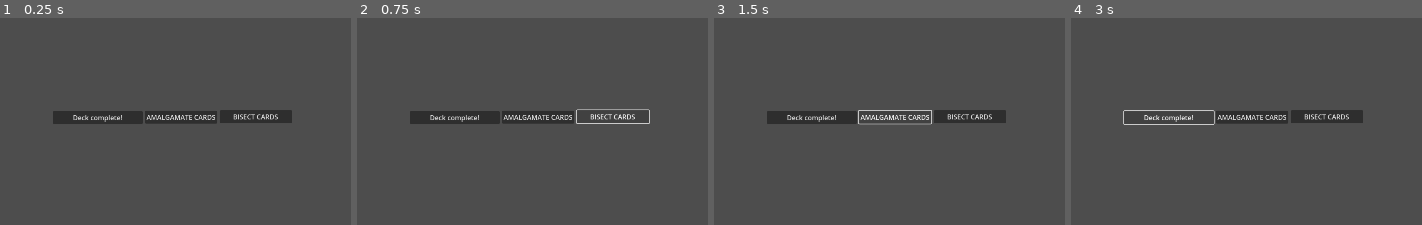
Above: before the commit, frames 1-4 (left to right).
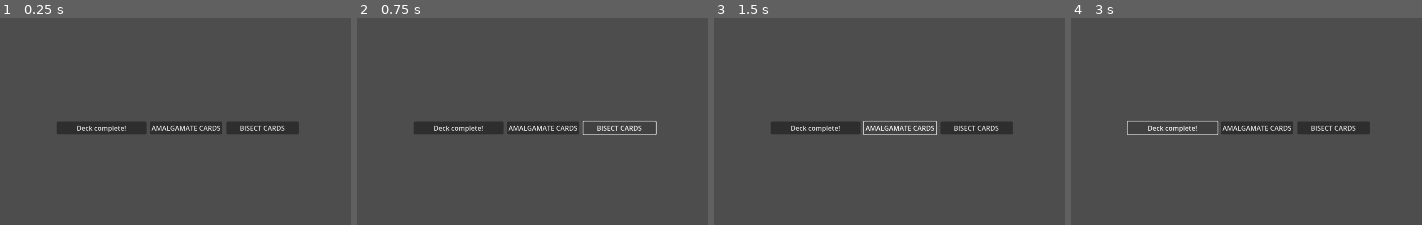
Above: after the commit, the same moments.

Repository: francismitchell/cardbuilder
Game: Godot game, scene res://Stages/CardBuilder.tscn
Two runs of this game, one before a commit and one after it. Both use one fixed random seed, a clock stepped at 60 frames per second and the inputs below. The project has no main scene, so this scene is started directly.
Inputs:
- Up to frame 1 (0.25 s): no input
- Up to frame 2 (0.75 s): click "BISECT CARDS" at 0.5 s
- Up to frame 3 (1.5 s): click "AMALGAMATE CARDS" at 1.25 s
- Up to frame 4 (3 s): click "Add AP card" at 2 s; click "Deck complete!" at 2.75 s
The pictures show only the part of the screen within x 23-73%, y 20-70%; the shares and areas given below are measured in that part.

The runs differ from the first frame. In frame 1, 6.0% of the frame differs, in the area x 15-86%, y 44-57%; in frame 2, 4.9%; in frame 3, 5.4%; in frame 4, 4.7%.

Commit message:
added viscera effect for card bisection

Diff:
--- a/Cards/BaseCard.tscn
+++ b/Cards/BaseCard.tscn
@@ -1,13 +1,44 @@
-[gd_scene load_steps=12 format=3 uid="uid://b8n0bs6ul23es"]
+[gd_scene load_steps=21 format=3 uid="uid://b8n0bs6ul23es"]
 
 [ext_resource type="Script" path="res://Cards/Scripts/Card.gd" id="1_i3i6g"]
 [ext_resource type="Resource" uid="uid://b6qa6iym6gvmn" path="res://Cards/Frog.tres" id="3_77rr3"]
 [ext_resource type="Texture2D" uid="uid://c4j1npcxvtnsq" path="res://Cards/Images/AP_frog.png" id="3_evmvl"]
+[ext_resource type="Script" path="res://Cards/Scripts/viscera.gd" id="4_5hjc8"]
 [ext_resource type="Texture2D" uid="uid://dhehnofjqkdbe" path="res://Cards/Images/HP_frog.png" id="4_ntea1"]
+[ext_resource type="Shader" path="res://Cards/viscera.gdshader" id="5_24wxd"]
 [ext_resource type="Texture2D" uid="uid://d05dwqsig7c1n" path="res://Cards/Images/AP_bg.png" id="6_1h0vj"]
 [ext_resource type="Material" uid="uid://g7j20dbecimx" path="res://Cards/InverseShader.tres" id="7_syucd"]
 [ext_resource type="Texture2D" uid="uid://c8y2ueofy62oj" path="res://Cards/Images/HP_bg.png" id="8_jfi50"]
 
+[sub_resource type="ShaderMaterial" id="ShaderMaterial_j4o4e"]
+shader = ExtResource("5_24wxd")
+shader_parameter/Strength = 0.0
+shader_parameter/RandomOffset = 1.97
+
+[sub_resource type="Curve" id="Curve_pwwss"]
+_data = [Vector2(0, 1.15485), 0.0, -0.134101, 0, 1, Vector2(0.25, 1.12132), -0.134101, -0.414266, 1, 1, Vector2(0.50001, 1.01775), -0.414266, 0.762212, 1, 1, Vector2(0.75, 1.2083), 0.762212, -0.574958, 1, 1, Vector2(1, 1.06456), -0.574958, 0.0, 1, 0]
+point_count = 5
+
+[sub_resource type="Curve" id="Curve_exow5"]
+_data = [Vector2(0, 1.15674), 0.0, 0.439051, 0, 1, Vector2(0.25, 1.26651), 0.439051, 0.0180337, 1, 1, Vector2(0.50001, 1.27102), 0.0180337, -0.859002, 1, 1, Vector2(0.75, 1.05627), -0.859002, 0.0374351, 1, 1, Vector2(1, 1.06563), 0.0374351, 0.0, 1, 0]
+point_count = 5
+
+[sub_resource type="Curve" id="Curve_tsk3y"]
+_data = [Vector2(0, 1.09453), 0.0, 0.349758, 0, 1, Vector2(0.25, 1.18197), 0.349758, 0.0268162, 1, 1, Vector2(0.50001, 1.18867), 0.0268162, -0.0730329, 1, 1, Vector2(0.75, 1.17041), -0.0730329, -0.977945, 1, 1, Vector2(1, 0.925926), -0.977945, 0.0, 1, 0]
+point_count = 5
+
+[sub_resource type="Curve" id="Curve_c5qfi"]
+_data = [Vector2(0, 0.921637), 0.0, 0.185385, 0, 1, Vector2(0.25, 0.967984), 0.185385, 1.09367, 1, 1, Vector2(0.50001, 1.24141), 1.09367, -1.34808, 1, 1, Vector2(0.75, 0.904405), -1.34808, 1.57763, 1, 1, Vector2(1, 1.29881), 1.57763, 0.0, 1, 0]
+point_count = 5
+
+[sub_resource type="Curve" id="Curve_ugite"]
+_data = [Vector2(0, 1.10641), 0.0, -0.786003, 0, 1, Vector2(0.25, 0.909906), -0.786003, 1.42736, 1, 1, Vector2(0.50001, 1.26676), 1.42736, -0.983142, 1, 1, Vector2(0.75, 1.02099), -0.983142, 0.455082, 1, 1, Vector2(1, 1.13476), 0.455082, 0.0, 1, 0]
+point_count = 5
+
+[sub_resource type="Curve" id="Curve_l5x1b"]
+_data = [Vector2(0, 1.14589), 0.0, -0.192157, 0, 1, Vector2(0.25, 1.09785), -0.192157, 0.067959, 1, 1, Vector2(0.50001, 1.11484), 0.067959, -0.0495592, 1, 1, Vector2(0.75, 1.10245), -0.0495592, 0.73933, 1, 1, Vector2(1, 1.28729), 0.73933, 0.0, 1, 0]
+point_count = 5
+
 [sub_resource type="LabelSettings" id="LabelSettings_ljxdw"]
 font_size = 48
 
@@ -23,6 +54,8 @@
 [node name="Card" type="Node2D"]
 material = ExtResource("7_syucd")
 script = ExtResource("1_i3i6g")
+split_cards = null
+unsplit_cards = null
 card_data = ExtResource("3_77rr3")
 
 [node name="Panel" type="Panel" parent="."]
@@ -31,6 +64,7 @@
 offset_top = -45.0
 offset_right = 277.0
 offset_bottom = 47.0
+metadata/_edit_group_ = true
 
 [node name="Info" type="Label" parent="Panel"]
 layout_mode = 0
@@ -39,11 +73,71 @@
 text = "AP ability: NONE
 HP ability: HOP"
 
+[node name="Viscera" type="Line2D" parent="."]
+material = SubResource("ShaderMaterial_j4o4e")
+points = PackedVector2Array(0, 0, 0, 0, 0, 0, 0, 0, 0, 0, 0, 0, 0, 0, 0, 0, 0, 0, 0, 0, 0, 0, 0, 0, 0, 0, 0, 0, 0, 0)
+width = 20.0
+width_curve = SubResource("Curve_pwwss")
+default_color = Color(0.840562, 0.374343, 0.466143, 1)
+texture_mode = 2
+script = ExtResource("4_5hjc8")
+
+[node name="Viscera2" type="Line2D" parent="."]
+material = SubResource("ShaderMaterial_j4o4e")
+position = Vector2(102, 0)
+points = PackedVector2Array(0, 0, 0, 0, 0, 0, 0, 0, 0, 0, 0, 0, 0, 0, 0, 0, 0, 0, 0, 0, 0, 0, 0, 0, 0, 0, 0, 0, 0, 0)
+width = 20.0
+width_curve = SubResource("Curve_exow5")
+default_color = Color(0.840562, 0.374343, 0.466143, 1)
+texture_mode = 2
+script = ExtResource("4_5hjc8")
+
+[node name="Viscera3" type="Line2D" parent="."]
+material = SubResource("ShaderMaterial_j4o4e")
+position = Vector2(85, 0)
+points = PackedVector2Array(0, 0, 0, 0, 0, 0, 0, 0, 0, 0, 0, 0, 0, 0, 0, 0, 0, 0, 0, 0, 0, 0, 0, 0, 0, 0, 0, 0, 0, 0)
+width = 35.02
+width_curve = SubResource("Curve_tsk3y")
+default_color = Color(0.840562, 0.374343, 0.466143, 1)
+texture_mode = 2
+script = ExtResource("4_5hjc8")
+
+[node name="Viscera4" type="Line2D" parent="."]
+material = SubResource("ShaderMaterial_j4o4e")
+position = Vector2(-46, 0)
+points = PackedVector2Array(0, 0, 0, 0, 0, 0, 0, 0, 0, 0, 0, 0, 0, 0, 0, 0, 0, 0, 0, 0, 0, 0, 0, 0, 0, 0, 0, 0, 0, 0)
+width = 4.355
+width_curve = SubResource("Curve_c5qfi")
+default_color = Color(0.840562, 0.374343, 0.466143, 1)
+texture_mode = 2
+script = ExtResource("4_5hjc8")
+
+[node name="Viscera6" type="Line2D" parent="."]
+material = SubResource("ShaderMaterial_j4o4e")
+position = Vector2(-82, 0)
+points = PackedVector2Array(0, 0, 0, 0, 0, 0, 0, 0, 0, 0, 0, 0, 0, 0, 0, 0, 0, 0, 0, 0, 0, 0, 0, 0, 0, 0, 0, 0, 0, 0)
+width = 13.145
+width_curve = SubResource("Curve_ugite")
+default_color = Color(0.840562, 0.374343, 0.466143, 1)
+texture_mode = 2
+script = ExtResource("4_5hjc8")
+
+[node name="Viscera5" type="Line2D" parent="."]
+material = SubResource("ShaderMaterial_j4o4e")
+position = Vector2(-112, 0)
+points = PackedVector2Array(0, 0, 0, 0, 0, 0, 0, 0, 0, 0, 0, 0, 0, 0, 0, 0, 0, 0, 0, 0, 0, 0, 0, 0, 0, 0, 0, 0, 0, 0)
+width = 26.08
+width_curve = SubResource("Curve_l5x1b")
+default_color = Color(0.840562, 0.374343, 0.466143, 1)
+texture_mode = 2
+script = ExtResource("4_5hjc8")
+
 [node name="ApBackground" type="Sprite2D" parent="."]
 use_parent_material = true
 position = Vector2(0, -96)
 texture = ExtResource("6_1h0vj")
 metadata/_edit_use_anchors_ = true
+metadata/_edit_group_ = true
 
 [node name="ApSprite" type="Sprite2D" parent="ApBackground"]
 material = ExtResource("7_syucd")
@@ -78,6 +172,7 @@
 position = Vector2(0, 96)
 texture = ExtResource("8_jfi50")
 metadata/_edit_use_anchors_ = true
+metadata/_edit_group_ = true
 
 [node name="HpSprite" type="Sprite2D" parent="HpBackground"]
 material = ExtResource("7_syucd")
@@ -108,6 +203,7 @@
 shape = SubResource("RectangleShape2D_md6bq")
 
 [node name="Area2D" type="Area2D" parent="."]
+metadata/_edit_group_ = true
 
 [node name="CollisionShape2D" type="CollisionShape2D" parent="Area2D"]
 shape = SubResource("RectangleShape2D_ldcdo")
--- a/Cards/Scripts/Card.gd
+++ b/Cards/Scripts/Card.gd
@@ -1,6 +1,13 @@
 @tool
 class_name Card
 extends Node2D
+
+@export var split_cards : bool = false:
+	set(value):
+		split_card()
+@export var unsplit_cards : bool = false:
+	set(value):
+		unsplit_card()
 
 const HP_CARD_OFFSET_PX : int = 192
 const SHEAR_SCALE : float = 0.0002
@@ -10,6 +17,8 @@
 signal card_mouse_exited
 signal card_killed
 signal card_mouse_motion
+signal card_split
+signal card_unsplit
 
 var neutral_position : Vector2
 var card_hovered : bool = false
@@ -167,3 +176,25 @@
 	#tween.tween_property(self, "scale", Vector2(1,1), 0.05)
 	tween.parallel().tween_property(self, "transform:x", base_transform.x, 0.05)
 	tween.parallel().tween_property(self, "transform:y", base_transform.y, 0.05)
+
+func split_card() -> void:
+	if card_data.card_type != card_data.CARD_TYPE.COMPLETE_CARD: return
+	var tween = get_tree().create_tween()
+	tween.parallel().tween_property($ApBackground, "position:y", $ApBackground.position.y - 100, 0.5).set_trans(Tween.TRANS_BOUNCE)
+	tween.parallel().tween_property($HpBackground, "position:y", $HpBackground.position.y + 100, 0.5).set_trans(Tween.TRANS_BOUNCE)
+	for child in get_children():
+		if child is Viscera:
+			tween.parallel().tween_property(child, "stretch_amount", 100.0, 0.5).set_trans(Tween.TRANS_BOUNCE)
+	await tween.finished
+	card_split.emit()
+
+
+func unsplit_card() -> void:
+	var tween = get_tree().create_tween()
+	tween.parallel().tween_property($ApBackground, "position:y", $ApBackground.position.y + 100, 0.2).set_trans(Tween.TRANS_SPRING)
+	tween.parallel().tween_property($HpBackground, "position:y", $HpBackground.position.y - 100, 0.2).set_trans(Tween.TRANS_SPRING)
+	for child in get_children():
+		if child is Viscera:
+			tween.parallel().tween_property(child, "stretch_amount", 0.0, 0.2).set_trans(Tween.TRANS_SPRING)
+	await tween.finished
+	card_unsplit.emit()
--- /dev/null
+++ b/Cards/Scripts/viscera.gd
@@ -0,0 +1,34 @@
+@tool
+class_name Viscera
+extends Line2D
+
+const MAX_STRETCH = 100.0
+@export_range(0, MAX_STRETCH, 0.01) var stretch_amount : float:
+	set(value):
+		stretch_amount = value
+		stretch_viscera(stretch_amount)
+
+
+
+# Called when the node enters the scene tree for the first time.
+func _ready():
+	pass # Replace with function body.
+
+func stretch_viscera(amount) -> void:
+	var num_points = get_point_count()
+	for i in range(0, num_points):
+		var y_offset : float
+		if i < num_points / 2:
+			y_offset = amount * (num_points/2-i) / (num_points/2)
+		else:
+			y_offset = -amount * (i-num_points/2) / (num_points/2)
+		points[i].y = y_offset
+	for i in range(0, width_curve.get_point_count()):
+		width_curve.set_point_value(i,maxf(0.0, randf_range(-0.1, 0.3) + amount / MAX_STRETCH * (4*(0.25*i-0.5)**2)+1-amount/MAX_STRETCH))
+	#$Line2D.width_curve.set_point_value(1, 0.9 - 0.5*t/freq)
+	material.set("shader_parameter/Strength", 1.5*amount / MAX_STRETCH)
+
+
+# Called every frame. 'delta' is the elapsed time since the previous frame.
+func _process(delta):
+	pass
--- /dev/null
+++ b/Cards/viscera.gdshader
@@ -0,0 +1,28 @@
+shader_type canvas_item;
+
+uniform float Strength : hint_range(0,20) = 5;
+uniform float RandomOffset = 1.0;
+
+const float speed = 0.00001;
+
+float random( float seed )
+{
+	return fract( 543.2543 * sin( dot( vec2( seed, seed ), vec2( 3525.46 + RandomOffset, -54.3415 ) ) ) );
+}
+
+void vertex() {
+	// Called for every vertex the material is visible on.
+	vec2 VERTEX_OFFSET = VERTEX;
+	VERTEX_OFFSET.x += (random(( trunc( VERTEX_OFFSET.y)) + speed * TIME) - 0.5) * Strength;
+	VERTEX_OFFSET.y += (random(( trunc( VERTEX_OFFSET.x)) + speed * TIME) - 0.5) * Strength;
+	VERTEX = VERTEX_OFFSET;
+}
+
+void fragment() {
+	// Called for every pixel the material is visible on.
+}
+
+//void light() {
+	// Called for every pixel for every light affecting the CanvasItem.
+	// Uncomment to replace the default light processing function with this one.
+//}
--- a/Stages/CardBuilder.gd
+++ b/Stages/CardBuilder.gd
@@ -47,7 +47,7 @@
 		tween.tween_property(card, "global_position", $HpAmalLoc.position, 0.5).set_trans(Tween.TRANS_QUART).set_ease(Tween.EASE_OUT)
 	elif card.card_data.card_type == CardData.CARD_TYPE.COMPLETE_CARD:
 		var tween = get_tree().create_tween()
-		tween.tween_property(card, "global_position", $ApAmalLoc.position, 0.5).set_trans(Tween.TRANS_QUART).set_ease(Tween.EASE_OUT)
+		tween.tween_property(card, "global_position", $ApAmalLoc.position + Vector2(0.0, 100.0), 0.5).set_trans(Tween.TRANS_QUART).set_ease(Tween.EASE_OUT)
 
 func _on_amalgamate_pressed() -> void:
 	# check if two cards are selected
@@ -73,6 +73,8 @@
 
 func _on_bisect_pressed() -> void:
 	if not $CompleteCardDeck.selected_card: return
+	$CompleteCardDeck.selected_card.split_card()
+	await $CompleteCardDeck.selected_card.card_split
 	# create ap and hp cards from complete card
 	var new_ap_card_data : CardData = CardData.new()
 	new_ap_card_data.card_type = CardData.CARD_TYPE.AP_CARD
--- a/Stages/CardBuilder.tscn
+++ b/Stages/CardBuilder.tscn
@@ -14,6 +14,7 @@
 shader_parameter/effect_idx = null
 shader_parameter/Strength = 5.0
 shader_parameter/RandomOffset = 1.0
+shader_parameter/shift = 0.0
 
 [sub_resource type="ShaderMaterial" id="ShaderMaterial_nx8sj"]
 resource_local_to_scene = true
@@ -23,6 +24,7 @@
 shader_parameter/effect_idx = null
 shader_parameter/Strength = 5.0
 shader_parameter/RandomOffset = 1.0
+shader_parameter/shift = 0.0
 
 [sub_resource type="ShaderMaterial" id="ShaderMaterial_03yc0"]
 resource_local_to_scene = true
@@ -32,22 +34,23 @@
 shader_parameter/effect_idx = null
 shader_parameter/Strength = 5.0
 shader_parameter/RandomOffset = 1.0
+shader_parameter/shift = 0.0
 
 [node name="CardBuilder" type="Node2D"]
 script = ExtResource("1_bn3pl")
 
 [node name="AmalgamateButton" type="Button" parent="."]
-offset_left = 860.0
-offset_top = 502.0
-offset_right = 1034.0
-offset_bottom = 533.0
+offset_left = 872.0
+offset_top = 528.0
+offset_right = 1046.0
+offset_bottom = 559.0
 text = "AMALGAMATE CARDS"
 
 [node name="Bisect" type="Button" parent="."]
-offset_left = 1040.0
-offset_top = 501.0
-offset_right = 1214.0
-offset_bottom = 532.0
+offset_left = 1056.0
+offset_top = 528.0
+offset_right = 1230.0
+offset_bottom = 559.0
 text = "BISECT CARDS"
 
 [node name="ApSpawner" type="Button" parent="."]
@@ -58,10 +61,10 @@
 text = "Add AP card"
 
 [node name="DeckComplete" type="Button" parent="."]
-offset_left = 639.0
-offset_top = 503.0
-offset_right = 855.0
-offset_bottom = 534.0
+offset_left = 648.0
+offset_top = 528.0
+offset_right = 864.0
+offset_bottom = 559.0
 text = "Deck complete!"
 
 [node name="HpSpawner" type="Button" parent="."]
@@ -79,10 +82,10 @@
 text = "Add Complete card"
 
 [node name="ApAmalLoc" type="Marker2D" parent="."]
-position = Vector2(946, 494)
+position = Vector2(960, 440)
 
 [node name="HpAmalLoc" type="Marker2D" parent="."]
-position = Vector2(947, 541)
+position = Vector2(960, 640)
 
 [node name="CompleteCardDeck" parent="." instance=ExtResource("4_rm7i0")]
 material = SubResource("ShaderMaterial_g4by1")
